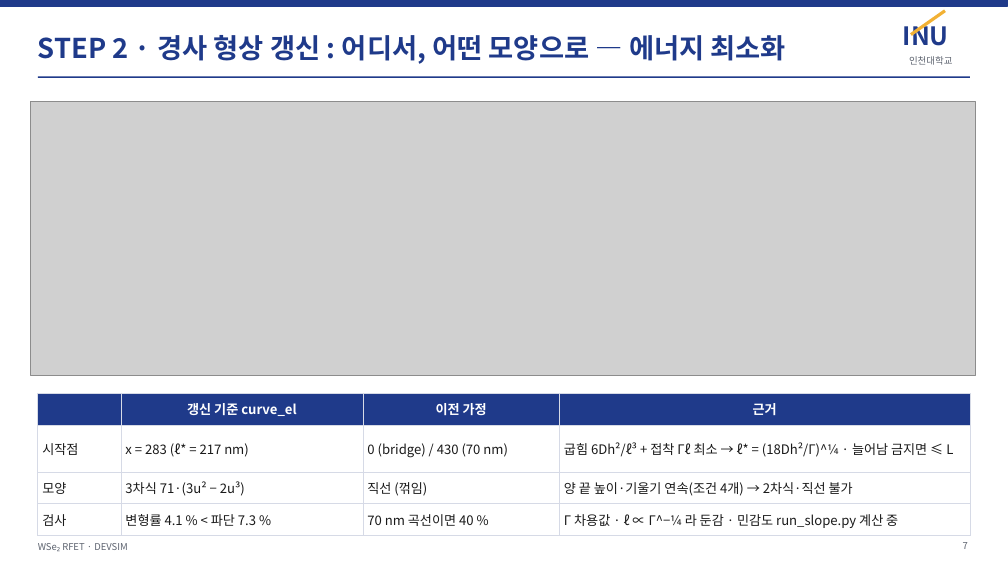
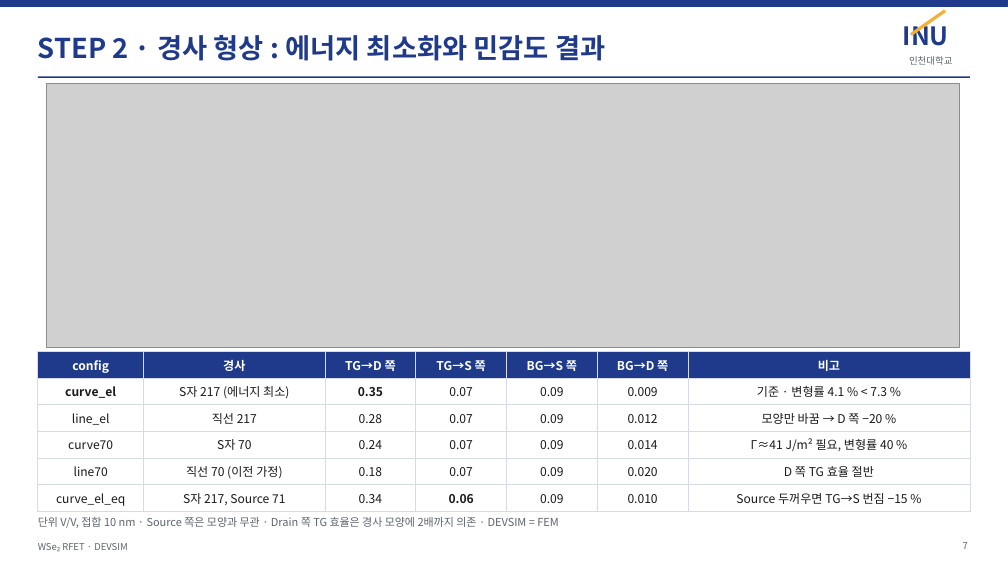
Before and after one commit to jiseonyang-9070/rfet, a slide deck: slide 7 of slides/RFET_progress_INU.pptx. Drawn at 1008x567 pixels with LibreOffice and Linux fonts; fonts in the diff are those of the drawing; grey boxes stand for pictures. Boxes give left, top, right and bottom in pixels: in the first picture for what was removed or moved away, otherwise in the second. Text is boxed around its words. In the diff, an @@ line names an element or a change of style, - is before the commit and + after.

```diff
--- a/slides/RFET_progress_INU.pptx
+++ b/slides/RFET_progress_INU.pptx
@@ text at [38,35,605,61]: text changed @@
-STEP 2 · 경사 형상 갱신 : 어디서, 어떤 모양으로 — 에너지 최소화
+STEP 2 · 경사 형상 : 에너지 최소화와 민감도 결과
@@ picture: place and size @@
-picture at [30,101,975,375]
+picture at [46,83,959,348]
@@ table at [38,352,970,510] @@
- | 갱신 기준 curve_el | 이전 가정 | 근거
-시작점 | x = 283 (ℓ* = 217 nm) | 0 (bridge) / 430 (70 nm) | 굽힘 6Dh²/ℓ³ + 접착 Γℓ 최소 → ℓ* = (18Dh²/Γ)^¼ · 늘어남 금지면 ≤ L
-모양 | 3차식 71·(3u² − 2u³) | 직선 (꺾임) | 양 끝 높이·기울기 연속(조건 4개) → 2차식·직선 불가
-검사 | 변형률 4.1 % < 파단 7.3 % | 70 nm 곡선이면 40 % | Γ 차용값 · ℓ ∝ Γ^−¼ 라 둔감 · 민감도 run_slope.py 계산 중
+config | 경사 | TG→D 쪽 | TG→S 쪽 | BG→S 쪽 | BG→D 쪽 | 비고
+curve_el | S자 217 (에너지 최소) | 0.35 | 0.07 | 0.09 | 0.009 | 기준 · 변형률 4.1 % < 7.3 %
+line_el | 직선 217 | 0.28 | 0.07 | 0.09 | 0.012 | 모양만 바꿈 → D 쪽 −20 %
+curve70 | S자 70 | 0.24 | 0.07 | 0.09 | 0.014 | Γ≈41 J/m² 필요, 변형률 40 %
+line70 | 직선 70 (이전 가정) | 0.18 | 0.07 | 0.09 | 0.020 | D 쪽 TG 효율 절반
+curve_el_eq | S자 217, Source 71 | 0.34 | 0.06 | 0.09 | 0.010 | Source 두꺼우면 TG→S 번짐 −15 %
@@ table: place and size @@
-table at [38,393,970,532]
+table at [38,352,970,510]
@@ text added at [38,517,558,528], 10.5 pt, text #5E6470 @@
+단위 V/V, 접합 10 nm · Source 쪽은 모양과 무관 · Drain 쪽 TG 효율은 경사 모양에 2배까지 의존 · DEVSIM = FEM
```
Also in this commit, not shown: 6 other slides changed, 11 other files.
